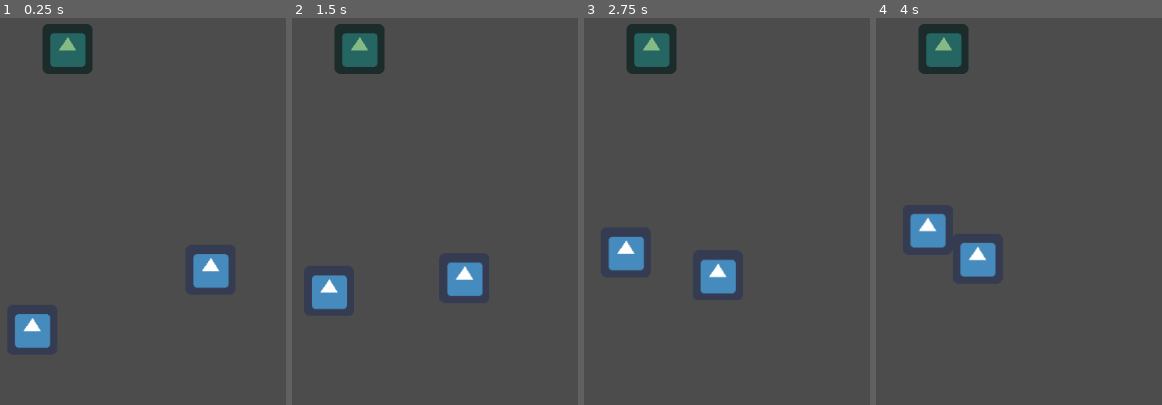
Above: before the commit, frames 1-4 (left to right).
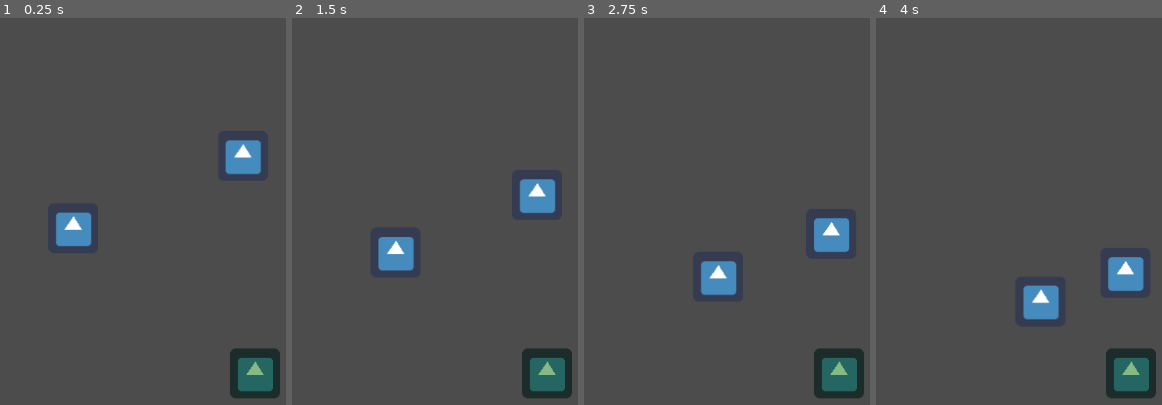
Above: after the commit, the same moments.

Repository: Zerotodeath/Side-game
Game: Godot game, scene res://test.tscn
The game is run twice, just before and just after one commit, with the same random seed, the same clock (stepped at 60 frames per second) and the same inputs. The engine's default icon, where the game draws it, is replaced by a stand-in: a white triangle on a blue panel in a dark square.
Inputs:
- Up to frame 1 (0.25 s): no input
- Up to frame 2 (1.5 s): no input
- Up to frame 3 (2.75 s): no input
- Up to frame 4 (4 s): no input

The runs differ from the first frame. In frame 1, 8.8% of the frame differs, in the area x 5-98%, y 1-99%; in frame 2, 8.8%; in frame 3, 6.9%; in frame 4, 8.9%, in the area x 11-98%, y 1-99%.

Commit message:
nothing much

Diff:
--- a/Side game/AI_one.gd
+++ b/Side game/AI_one.gd
@@ -19,10 +19,7 @@
 export var health = 100
 export var damage = 25
 var searching = true
-
-
-
-
+var previos_target = [target, "old"]
 onready var In_area = $Area2D.get_overlapping_areas()
 var can_chase = true
 
@@ -45,6 +42,8 @@
 	can_chase = true
 	if target.is_in_group("AI"):
 		fighting = true
+	previos_target.insert("nothing", target)
+	print(previos_target)
 
 
 
@@ -65,5 +64,5 @@
 	$Timer.stop()
 
 func hit_timer():
-	target.health -= damage
-	print(target, target.health)
+	if fighting == true:
+		target.health -= damage
--- a/Side game/Plant.gd
+++ b/Side game/Plant.gd
@@ -6,4 +6,3 @@
 func _process(delta):
 	if health < 0:
 		queue_free()
-	print("plant", health)
--- a/Side game/Plant.tscn
+++ b/Side game/Plant.tscn
@@ -12,7 +12,6 @@
 [node name="Plant" type="StaticBody2D" groups=[
 "Plant",
 ]]
-position = Vector2( 536, 296 )
 script = ExtResource( 1 )
 __meta__ = {
 "_edit_group_": true
--- a/Side game/test.tscn
+++ b/Side game/test.tscn
@@ -8,15 +8,13 @@
 "_edit_lock_": true
 }
 
-[node name="Plant" parent="." instance=ExtResource( 1 )]
-position = Vector2( 240, 64 )
+[node name="AI 1" parent="." instance=ExtResource( 2 )]
+position = Vector2( 240, 288 )
 
-[node name="AI 1" parent="." instance=ExtResource( 2 )]
-position = Vector2( 192, 432 )
+[node name="AI 2" parent="." instance=ExtResource( 2 )]
+position = Vector2( 464, 192 )
 health = 152
 damage = 12
 
-[node name="AI 2" parent="." instance=ExtResource( 2 )]
-position = Vector2( 432, 344 )
-health = 75
-damage = 45
+[node name="Plant" parent="." instance=ExtResource( 1 )]
+position = Vector2( 480, 480 )
